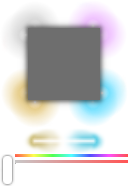
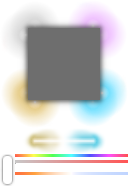
The second w=128, h=186 image is a revision of the first. Changes to its layers:
added layer "t_slider" (75%) in group "sliders" over 15, 172, 128, 175
